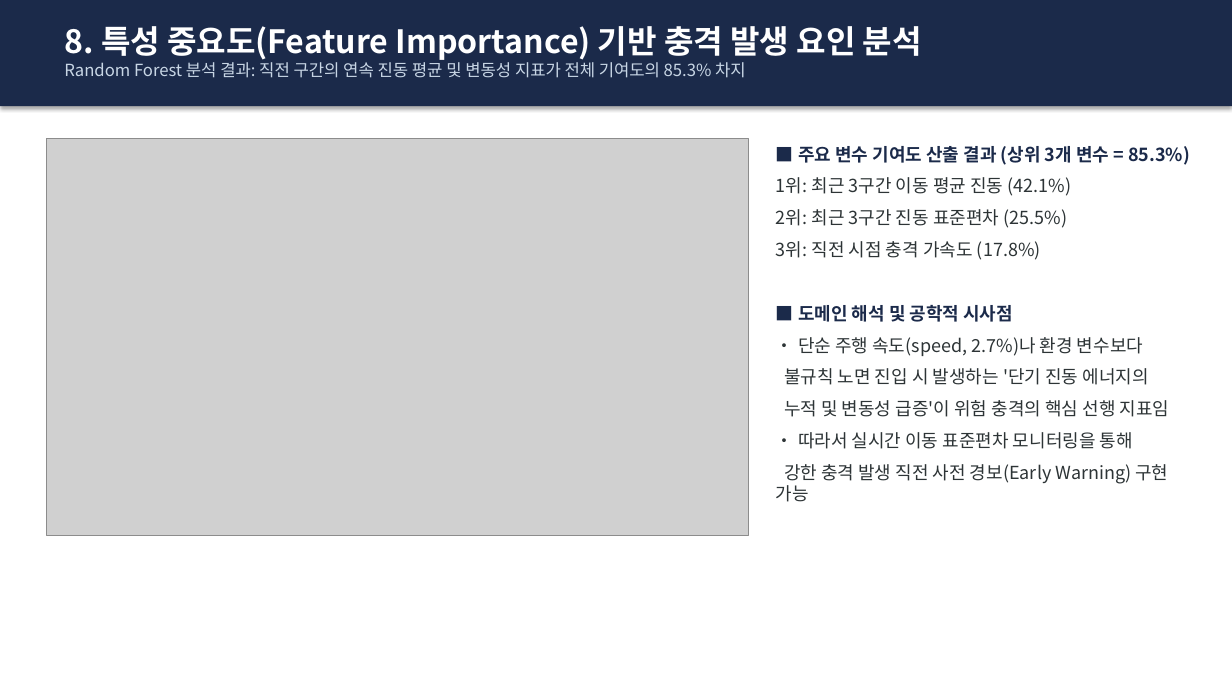
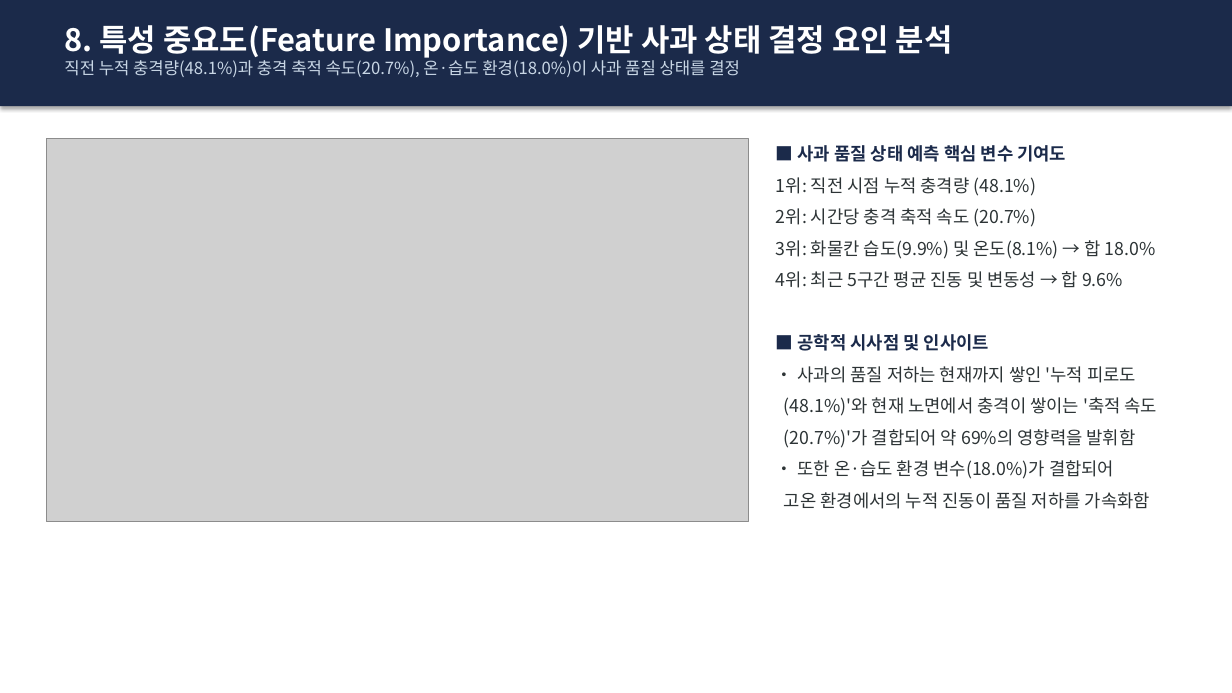
Before and after one commit to sungmin9910/prediction, a slide deck: slide 9 of 사과_운송_이상충격_예측_발표자료.pptx. Drawn at 1232x693 pixels with LibreOffice and Linux fonts; fonts in the diff are those of the drawing; grey boxes stand for pictures. Boxes give left, top, right and bottom in pixels: in the first picture for what was removed or moved away, otherwise in the second. Text is boxed around its words. In the diff, an @@ line names an element or a change of style, - is before the commit and + after.

```diff
--- a/사과_운송_이상충격_예측_발표자료.pptx
+++ b/사과_운송_이상충격_예측_발표자료.pptx
@@ text at (64,25,953,77): text changed @@
-8. 특성 중요도(Feature Importance) 기반 충격 발생 요인 분석
-Random Forest 분석 결과: 직전 구간의 연속 진동 평균 및 변동성 지표가 전체 기여도의 85.3% 차지
+8. 특성 중요도(Feature Importance) 기반 사과 상태 결정 요인 분석
+직전 누적 충격량(48.1%)과 충격 축적 속도(20.7%), 온·습도 환경(18.0%)이 사과 품질 상태를 결정
@@ picture: place and size @@
-picture at (46,139,749,535)
+picture at (46,139,749,522)
@@ text at (776,145,1158,509): text changed; size 14 to 13.8 pt @@
-■ 주요 변수 기여도 산출 결과 (상위 3개 변수 = 85.3%)
-1위: 최근 3구간 이동 평균 진동 (42.1%)
-2위: 최근 3구간 진동 표준편차 (25.5%)
-3위: 직전 시점 충격 가속도 (17.8%)
-■ 도메인 해석 및 공학적 시사점
-• 단순 주행 속도(speed, 2.7%)나 환경 변수보다
-불규칙 노면 진입 시 발생하는 '단기 진동 에너지의
-누적 및 변동성 급증'이 위험 충격의 핵심 선행 지표임
-• 따라서 실시간 이동 표준편차 모니터링을 통해
-강한 충격 발생 직전 사전 경보(Early Warning) 구현 가능
+■ 사과 품질 상태 예측 핵심 변수 기여도
+1위: 직전 시점 누적 충격량 (48.1%)
+2위: 시간당 충격 축적 속도 (20.7%)
+3위: 화물칸 습도(9.9%) 및 온도(8.1%) → 합 18.0%
+4위: 최근 5구간 평균 진동 및 변동성 → 합 9.6%
+■ 공학적 시사점 및 인사이트
+• 사과의 품질 저하는 현재까지 쌓인 '누적 피로도
+(48.1%)'와 현재 노면에서 충격이 쌓이는 '축적 속도
+(20.7%)'가 결합되어 약 69%의 영향력을 발휘함
+• 또한 온·습도 환경 변수(18.0%)가 결합되어
+고온 환경에서의 누적 진동이 품질 저하를 가속화함
```
Also in this commit, not shown: 8 other slides changed, 1 slide added, 1 slide removed, 9 other files.
